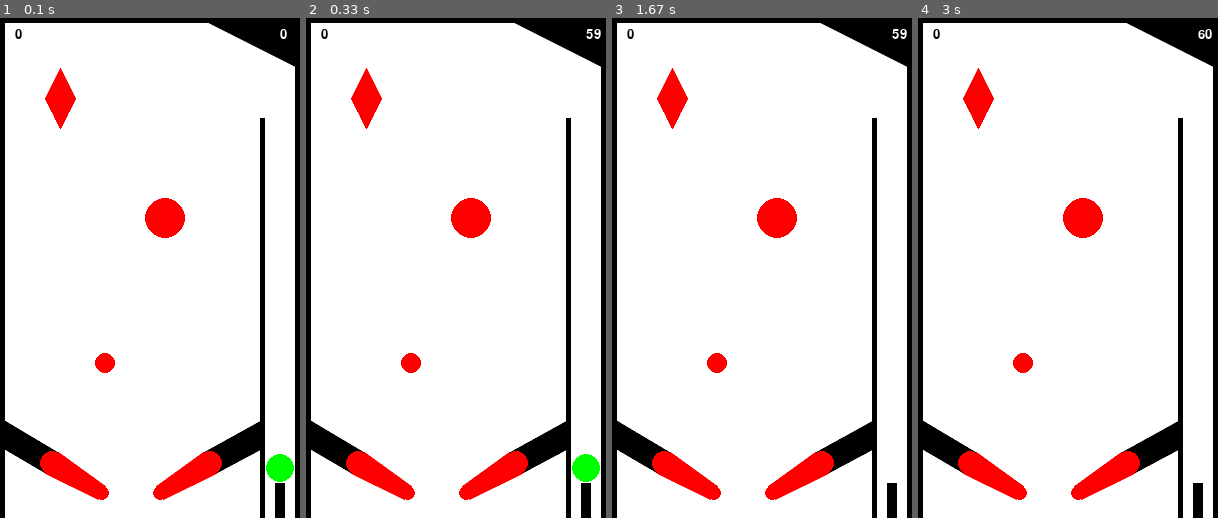
Above: before the commit, frames 1-4 (left to right).
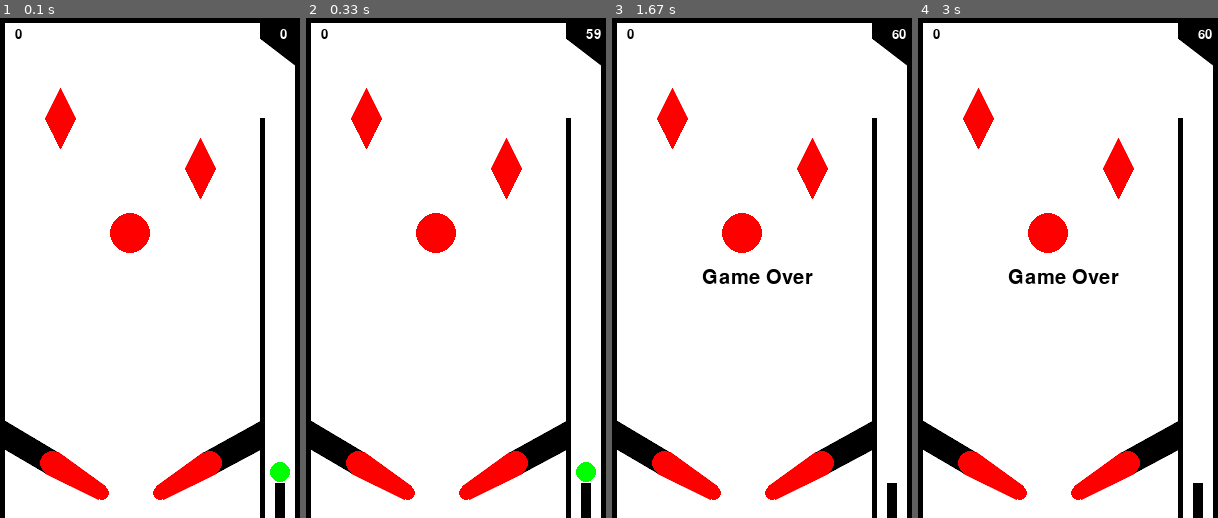
Above: after the commit, the same moments.

Repository: leordsong/pygame-pinball
Game: pygame game, started from pinball/__main__.py
Two runs of this game, one before a commit and one after it. Both use one fixed random seed, a clock stepped at 60 frames per second and the inputs below.
Inputs (mouse positions are in pixels of both pictures, inside the frame that each line leads up to):
- Up to frame 1 (0.1 s): no input
- Up to frame 2 (0.33 s): no input
- Up to frame 3 (1.67 s): tap Space at 0.33 s; click (870, 443) at 0.72 s; tap Z at 1 s
- Up to frame 4 (3 s): no input

The runs differ from the first frame. In frame 1, 4.0% of the frame differs, in the area x 15-99%, y 1-93%; in frame 2, 4.0%; in frame 3, 4.4%, in the area x 15-99%, y 1-71%; in frame 4, 4.4%.

Commit message:
Improve model

Diff:
--- a/pinball/Ball.py
+++ b/pinball/Ball.py
@@ -15,7 +15,7 @@
     def launch(self):
         if np.array_equal(self.transform.position, self.original_position):
             self.velocity = self.velocity + np.array([0, -400])
-            self.force = np.array([0, 40])
+            self.force = np.array([0, 80])
 
     def collide(self, entity) -> bool:
         if isinstance(entity, Flipper):
--- a/pinball/Flipper.py
+++ b/pinball/Flipper.py
@@ -48,7 +48,7 @@
             return True
         elif ball.shape.collide(self.tail):
             self.shape = self.tail
-            self.material.restitution = 0.9
+            self.material.restitution = 0.7
             return True
         return False
 
--- a/pinball/__main__.py
+++ b/pinball/__main__.py
@@ -37,7 +37,7 @@
         self.text_font = pygame.font.Font('freesansbold.ttf', 13)
         self.text_font2 = pygame.font.Font('freesansbold.ttf', 20)
 
-        self.ball = Ball(np.array([280, 450]), 14.0, Material(THECOLORS['green']))
+        self.ball = Ball(np.array([280, 454]), 10.0, Material(THECOLORS['green']))
 
         wall_material = Material(THECOLORS['black'])
         wall_width = 5.0
@@ -46,9 +46,10 @@
             Wall(np.array([0, 0]), wall_width, float(self.height), wall_material, "LeftWall"),
             Wall(np.array([self.width - wall_width, 0]), wall_width, float(self.height), wall_material, "RightWall"),
             Wall(np.array([self.width - 25.0, self.height - 35.0]), 10.0, 35.0, wall_material, "Plunger"),
-            Entity(ConvexPolygon(np.array([[self.width - 100, 0], [self.width, 0], [self.width, 50]]),
-                                 Transform(np.array([self.width, self.height]))),
-                   wall_material, 100, name="TopRight"),
+            Entity(ConvexPolygon(
+                np.array([[self.width - 40, 0], [self.width, 0], [self.width, 50], [self.width - 40, 20]]),
+                Transform(np.array([self.width, self.height]))),
+                wall_material, 100, name="TopRight"),
             Entity(ConvexPolygon(np.array([[5, self.height - 69], [5, self.height - 97],
                                            [57.91117863822124, 434.5569177391425],
                                            [46.08882136177876, 455.4430822608575]]),
@@ -66,16 +67,22 @@
                            "MiddleWall")
 
         bumper_material = Material(THECOLORS['red'], restitution=1.2)
-        p = np.array([60, 80])
+        p = np.array([60, 100])
+        p2 = np.array([200, 150])
         w = np.array([15, 0])
         h = np.array([0, 30])
         self.bumpers = [
-            Bumper(ConvexPolygon(np.array([p-w, p+h, p+w, p-h]), Transform(p)), material=bumper_material, name="Bumper1"),
-            Bumper(Circle(10.0, Transform(np.array(np.array([105, 345])))), material=bumper_material, name="Bumper2"),
-            Bumper(Circle(20.0, Transform(np.array(np.array([165, 200])))), material=bumper_material, name="Bumper3"),
+            Bumper(ConvexPolygon(np.array([p - w, p + h, p + w, p - h]), Transform(p)), material=bumper_material,
+                   name="Bumper1", points=20),
+            Bumper(ConvexPolygon(np.array([p2 - w, p2 + h, p2 + w, p2 - h]), Transform(p)), material=bumper_material,
+                   name="Bumper2", points=20),
+            # Bumper(Circle(10.0, Transform(np.array(np.array([70, 320])))), material=bumper_material, name="Bumper3"),
+            # Bumper(Circle(10.0, Transform(np.array(np.array([190, 320])))), material=bumper_material, name="Bumper4"),
+            Bumper(Circle(20.0, Transform((p + p2) / 2 + 3 * h)), material=bumper_material, name="Bumper5",
+                   points=5),
         ]
 
-        flipper_material = Material(THECOLORS['red'])
+        flipper_material = Material(THECOLORS['red'], restitution=0.7)
         self.left_flipper = Flipper(np.array([52, self.height - 55]), np.array([102, self.height - 25]), -math.pi / 4,
                                     flipper_material, 'LeftFlipper')
         self.right_flipper = Flipper(np.array([self.width - 90, self.height - 55]),
@@ -124,7 +131,7 @@
         for contact in contacts:
             contact.resolve(delta_time)
 
-        if self.ball.transform.position[1] >= self.height:
+        if np.isnan(self.ball.transform.position)[1] or self.ball.transform.position[1] >= self.height:
             self.game_over = True
         if not self.launched and self.ball.transform.position[0] <= (self.width - 40 - self.ball.shape.r):
             self.launched = True
--- a/rl/DQNAgent.py
+++ b/rl/DQNAgent.py
@@ -1,5 +1,6 @@
 import random
 import collections
+from os.path import join, isfile
 
 import numpy as np
 from tensorflow.keras.models import Sequential
@@ -9,8 +10,9 @@
 
 class DQNAgent:
 
-    def __init__(self):
+    def __init__(self, name):
         self.model = None
+        self.name = name
         self.reward = 0
         self.learning_rate = 0.0005
         self.max_steps = 60 * 60 * 5  # play at least 5 minutes for each episode
@@ -28,7 +30,7 @@
         self.short_memory = collections.deque(maxlen=4)
         self.memory = collections.deque(maxlen=2500)
 
-    def network(self, width, height, action_size):
+    def network(self, width, height, action_size, weight_path=None):
         model = Sequential()
         model.add(Conv2D(16, 8, strides=[8, 8], activation='relu', input_shape=(width, height, 3)))
         model.add(Conv2D(16, 4, strides=[4, 4], activation='relu'))
@@ -39,6 +41,17 @@
         opt = Adam(self.learning_rate)
         model.compile(loss='mse', optimizer=opt)
         self.model = model
+
+        if weight_path is not None:
+            index_file = join(weight_path, self.name + ".index")
+            if isfile(index_file):
+                weights_path = join(weight_path, self.name)
+                self.model.load_weights(weights_path)
+
+    def save_weights(self, weight_path):
+        if weight_path is not None:
+            weights_path = join(weight_path, self.name)
+            self.model.save_weights(weights_path)
 
     def adjust_epsilon(self, step):
         self.epsilon = self.explore_stop + (self.explore_start - self.explore_stop) * np.exp(-self.decay_rate * step)
@@ -76,10 +89,11 @@
             self.model.fit(state_array, target_f, epochs=1, verbose=0)
 
     def train_short_memory(self, state, action, reward, next_state, done):
+        next_state_array = np.array([next_state])
+        state_array = np.array([state])
         target = reward
-        train_state = np.array([next_state]).reshape([1, 300, 500, 1])
-        # if not done:
-        #     target = reward + self.gamma * np.amax(self.model.predict(train_state)[0])
-        target_f = self.model.predict(train_state)
-        target_f[0][np.argmax(action)] = target
-        self.model.fit(train_state, target_f, epochs=1, verbose=0)
+        if not done:
+            target = reward + self.gamma * np.amax(self.model.predict(next_state_array)[0])
+        target_f = self.model.predict(state_array)
+        target_f[0][action] = target
+        self.model.fit(state_array, target_f, epochs=1, verbose=0)
--- a/rl/__main__.py
+++ b/rl/__main__.py
@@ -3,7 +3,8 @@
 
 import numpy as np
 import pygame
-from pygame.color import THECOLORS
+import pandas as pd
+from os.path import join
 
 from pinball.__main__ import PinballGame
 from rl.DQNAgent import DQNAgent
@@ -16,30 +17,39 @@
     counters = 0
     frames = 0
     batch_size = 500
-    skip = 1
+    skip = 10
     train = False
     last_state = None
+    data = pd.DataFrame(columns=['episode', 'score'])
 
-    def __init__(self, agent: DQNAgent, train: bool, display: bool, episodes: int, batch_size: int):
+    def __init__(self, agent: DQNAgent, train: bool, display: bool, episodes: int, batch_size: int,
+                 weight_path: str = None):
         super().__init__()
         self.agent = agent
         self.train = train
         self.display = display
         self.episodes = episodes
         self.batch_size = batch_size
+        self.weight_path = weight_path
 
     def handle_actions(self):
         events = []
         if self.counters > self.episodes:
+            if self.train:
+                self.agent.save_weights(self.weight_path)
+                if self.weight_path is not None:
+                    self.data.to_csv(join(self.weight_path, 'result.csv'))
             pygame.quit()
             sys.exit()
         if self.is_game_over():
             self.reset()
 
-        if self.frames == 0:
+        if self.frames == 50:
             self.ball.launch()
         if self.frames < self.skip:
             self.action = 0
+            if self.last_state is not None:
+                self.agent.predict(self.last_state)
         else:
             self.action = self.make_action()
             self.left_flipper.rotate(self.action == 1)
@@ -48,8 +58,8 @@
         return events
 
     def make_action(self):
-        self.agent.adjust_epsilon(self.frames - self.action)
-        if np.random.rand() < self.agent.epsilon:
+        self.agent.adjust_epsilon(self.counters)
+        if self.train and np.random.rand() < self.agent.epsilon:
             return randint(0, 2)
         else:
             prediction = self.agent.predict(self.last_state)
@@ -77,7 +87,8 @@
     def run(self):
         self._setup()
         self.init()
-        self.agent.network(self.width, self.height, 3)
+        self.agent.network(self.width, self.height, 3, self.weight_path)
+        self.agent.model.summary()
         while True:
             self.handle_actions()
             self.update()
@@ -88,8 +99,7 @@
             state = None
             if self.frames >= self.skip and self.train:
                 state = self.get_grey_screen()
-                # self.agent.train_short_memory(self.last_state, self.action, self.score, state,
-                #                               self.is_game_over())
+                # self.agent.train_short_memory(self.last_state, self.action, self.score, state, self.is_game_over())
                 self.agent.remember(self.last_state, self.action, self.agent.reward, state, self.is_game_over())
                 self.last_state = state
             self.last_state = self.get_grey_screen() if state is None else state
@@ -98,11 +108,13 @@
                 self.update_frame()
             self.frames = self.frames + 1
             if self.is_game_over():
+                print("Episode: ", self.counters)
                 self.agent.train(self.agent.memory, self.batch_size)
+                self.data.append({'episode': self.counters, 'score': self.score}, ignore_index=True)
             self.tick()
 
 
 if __name__ == '__main__':
-    agent1 = DQNAgent()
-    game = RLPinballGame(agent1, True, True, 10, 100)
+    agent1 = DQNAgent("dqn")
+    game = RLPinballGame(agent1, False, True, 20, 100, './weights')
     game.run()
Not shown, changed: README.md
